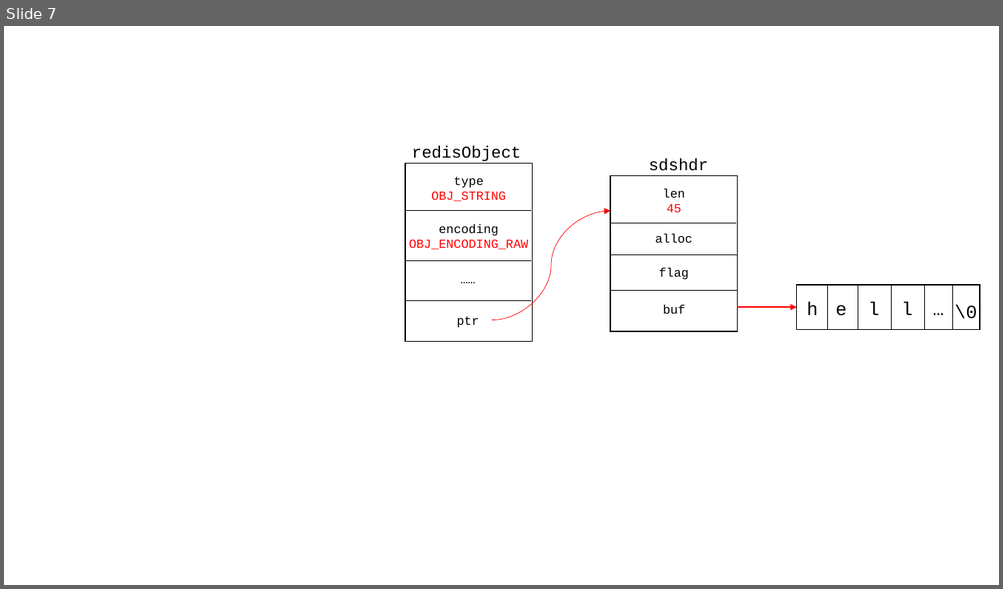
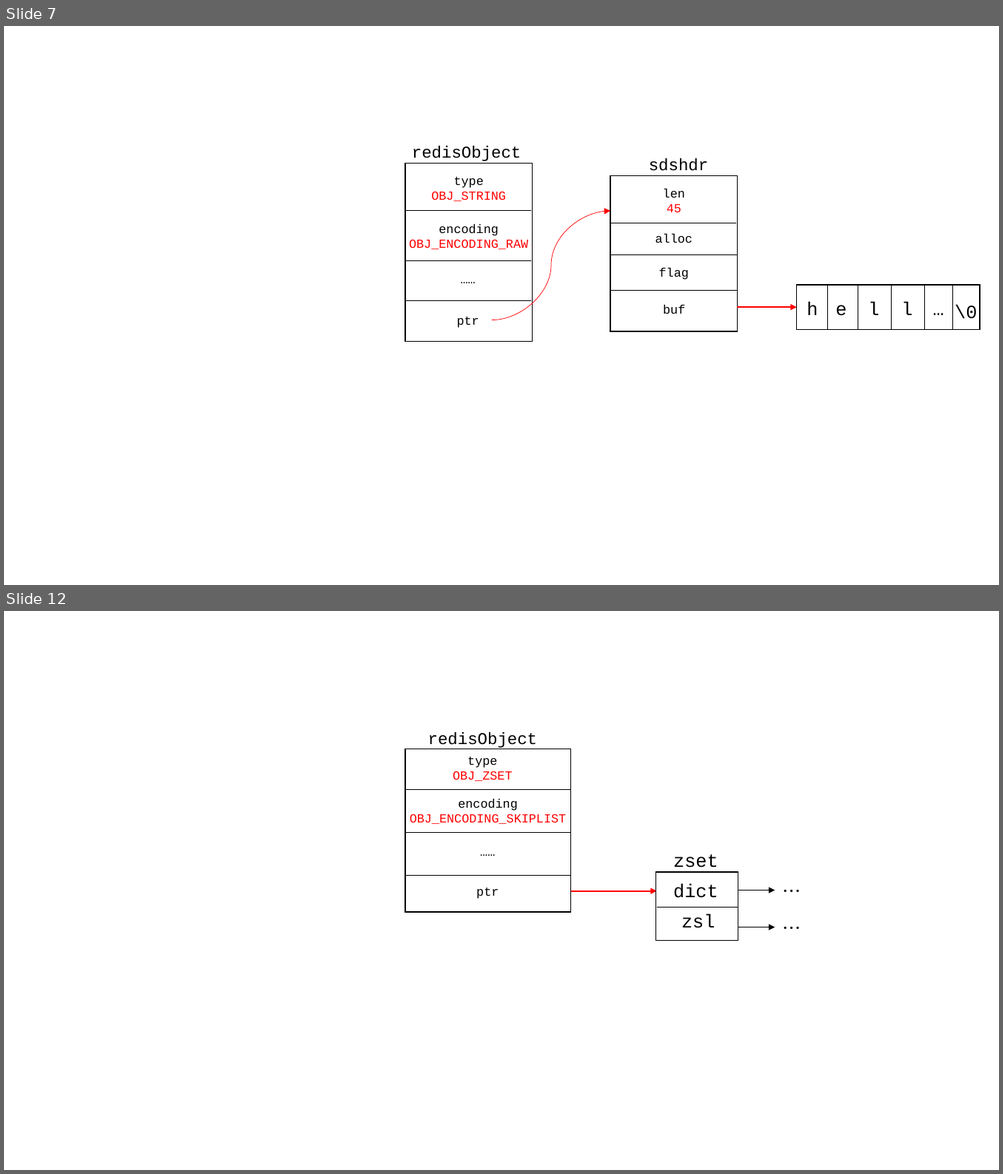
Before and after one commit to zhangm365/CS_NOTE, a slide deck: Redis/pics/pics.pptx. Shown one above the other, each under a label of ours: slide 7 before the commit, slides 7 and 12 after it; the slides between them are not shown. The pictures are 1003x589 and 1003x1174 pixels, drawn with LibreOffice and Linux fonts; fonts in the diff are those of the drawing. Boxes give left, top, right and bottom in pixels: in the first picture for what was removed or moved away, otherwise in the second. Text is boxed around its words. In the diff, an @@ line names an element or a change of style, - is before the commit and + after.

```diff
--- a/Redis/pics/pics.pptx
+++ b/Redis/pics/pics.pptx
@@ slide 12 added at [4, 611, 999, 1170], background #FFFFFF @@
@@ text added at [428, 732, 537, 748], 16 pt, text #000000 @@
+redisObject
@@ rectangle added at [405, 749, 571, 913], fill #FFFFFF, outline #000000 1 pt @@
@@ text added at [452, 757, 512, 781], 12 pt, text #FF0000 @@
+type
+OBJ_ZSET
@@ line added from (571, 789) to (405, 789), #000000 0.5 pt @@
@@ text added at [410, 799, 566, 824], 12 pt, text #FF0000 @@
+encoding
+OBJ_ENCODING_SKIPLIST
@@ line added from (571, 832) to (405, 832), #000000 0.5 pt @@
@@ text added at [452, 840, 523, 863], 12 pt, text #000000 @@
+……
@@ text added at [673, 854, 717, 873], 18 pt, text #000000 @@
+zset
@@ line added from (405, 876) to (570, 876), #000000 0.5 pt @@
@@ rectangle added at [655, 872, 737, 941], fill #FFFFFF, outline #000000 1 pt @@
@@ text added at [775, 876, 812, 906], 18 pt, text #000000 @@
+…
@@ text added at [476, 888, 498, 899], 12 pt, text #000000 @@
+ptr
@@ arrow added from (571, 891) to (657, 891), #FF0000 1.5 pt @@
@@ text added at [673, 883, 717, 898], 18 pt, text #000000 @@
+dict
@@ arrow added from (737, 891) to (775, 891), #000000 0.5 pt @@
@@ line added from (657, 907) to (737, 907), #000000 0.5 pt @@
@@ text added at [681, 914, 714, 928], 18 pt, text #000000 @@
+zsl
@@ text added at [775, 913, 812, 943], 18 pt, text #000000 @@
+…
@@ arrow added from (737, 927) to (775, 927), #000000 0.5 pt @@
```
Also in this commit, not shown: 1 slide changed, 4 other slides added, 17 other files.
